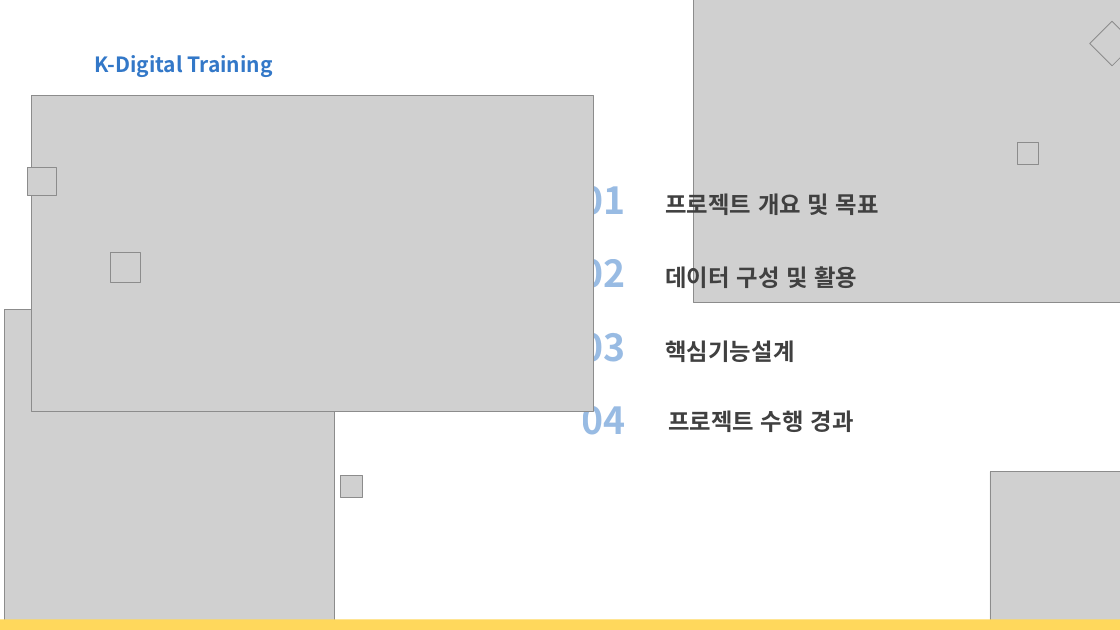
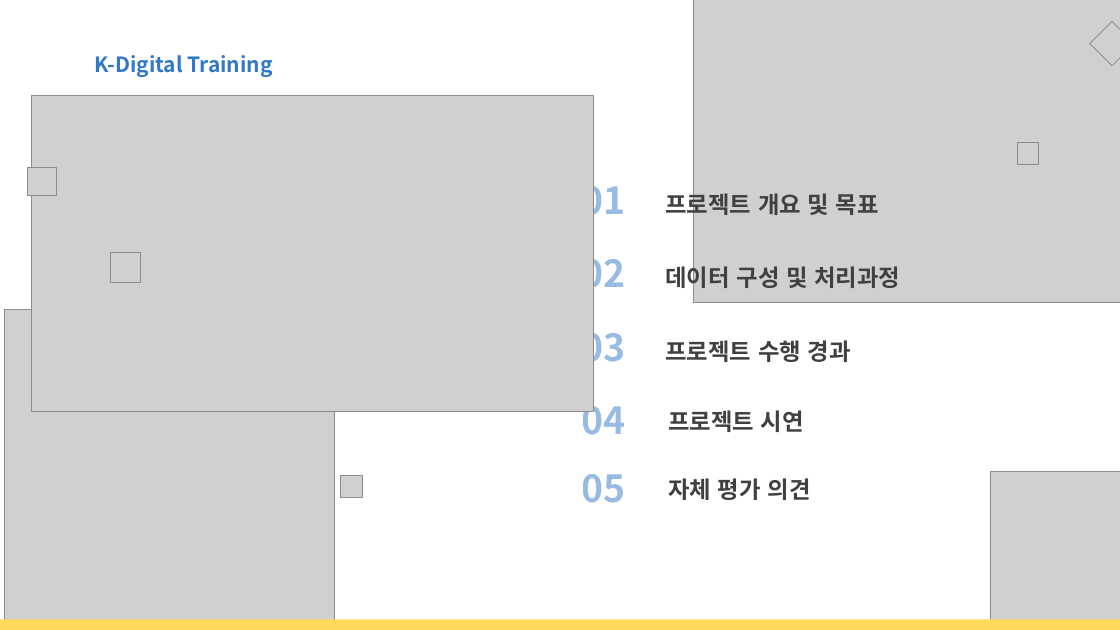
Before and after one commit to Hiddle00/project2_weather, a slide deck: slide 2 of 최종발표/05.D팀_최종발표.pptx. Drawn at 1120x630 pixels with LibreOffice and Linux fonts; fonts in the diff are those of the drawing; grey boxes stand for pictures; background and template pictures are left out. Boxes give left, top, right and bottom in pixels: in the first picture for what was removed or moved away, otherwise in the second. Text is boxed around its words. In the diff, an @@ line names an element or a change of style, - is before the commit and + after.

```diff
--- a/최종발표/05.D팀_최종발표.pptx
+++ b/최종발표/05.D팀_최종발표.pptx
@@ text at [666,263,900,293]: text changed @@
-데이터 구성 및 활용
+데이터 구성 및 처리과정
@@ text at [666,340,851,362]: text changed @@
-핵심기능설계
+프로젝트 수행 경과
@@ text at [668,410,804,432]: text changed @@
-프로젝트 수행 경과
+프로젝트 시연
@@ text added at [582,474,626,503], 32 pt, text #3378C8 at 50% opacity, bold @@
+05
@@ text added at [668,478,811,500], 20 pt, text #404040, bold @@
+자체 평가 의견
```
Also in this commit, not shown: 12 other slides changed, 6 slides added.
